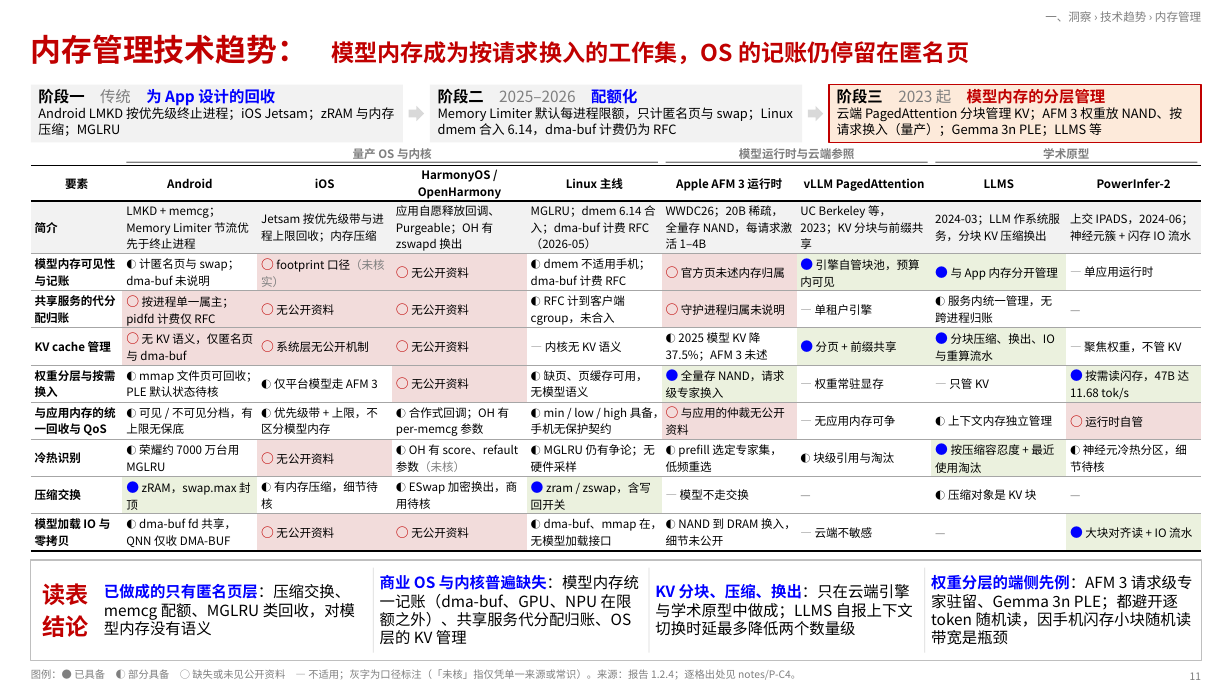
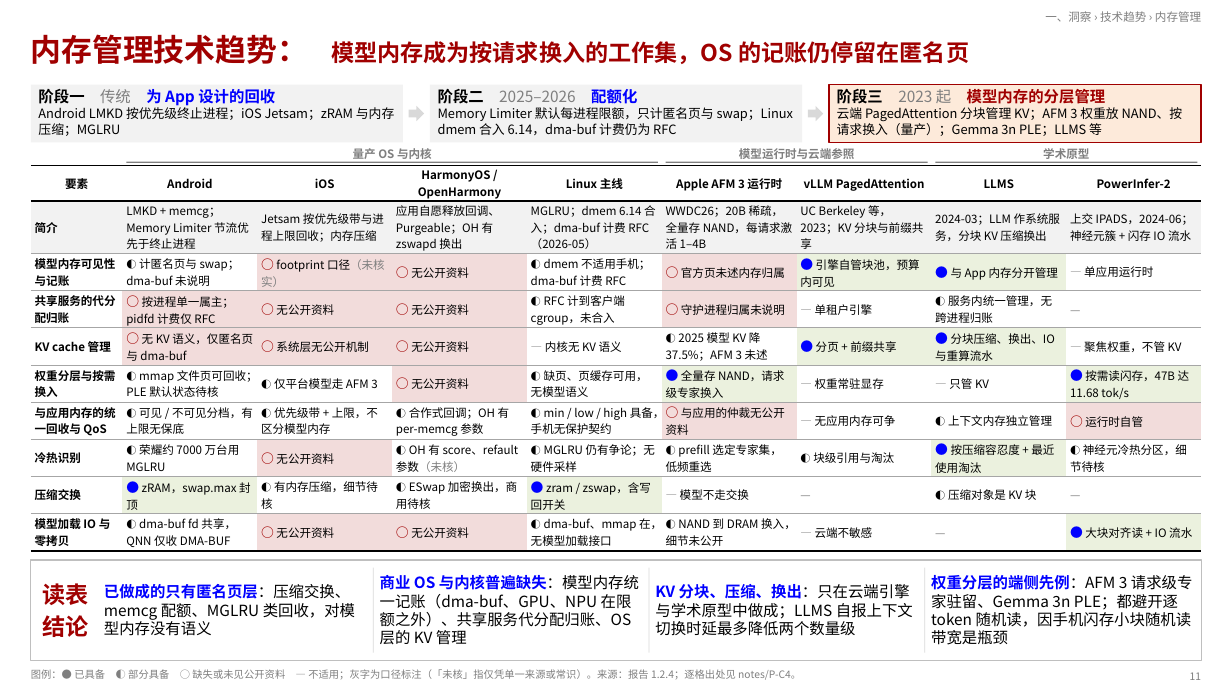
Before and after one commit to SiriusBHU/memory_system_architecture_summary, a slide deck: slide 11 of proposals/agentos-components/ppt/AgentOS三项系统服务-汇报.pptx. Drawn at 1232x693 pixels with LibreOffice and Linux fonts; fonts in the diff are those of the drawing. Boxes give left, top, right and bottom in pixels: in the first picture for what was removed or moved away, otherwise in the second. Text is boxed around its words. In the diff, an @@ line names an element or a change of style, - is before the commit and + after.

```diff
--- a/proposals/agentos-components/ppt/AgentOS三项系统服务-汇报.pptx
+++ b/proposals/agentos-components/ppt/AgentOS三项系统服务-汇报.pptx
@@ text "内存管理技术趋势： 模型内存成为按请求换入的工作集，OS 的记账仍停留在匿名页" at (31, 34, 969, 64): text colour #C00000 to #A00000 @@
@@ rectangle at (829, 85, 1202, 142): outline #C00000 1.25 pt to #A00000 1.25 pt @@
@@ text "阶段三 2023 起 模型内存的分层管理" at (898, 89, 1106, 104): text colour #C00000 to #A00000 in "模型内存的分层管理" @@
@@ table at (30, 165, 1202, 551) @@
@@ text colour #C00000 to #A00000 in "○", "○", "○", "○" and 12 more places @@
@@ text "读表" at (42, 583, 88, 637): text colour #C00000 to #A00000 @@
```
Also in this commit, not shown: 49 other slides changed, 58 other files.
